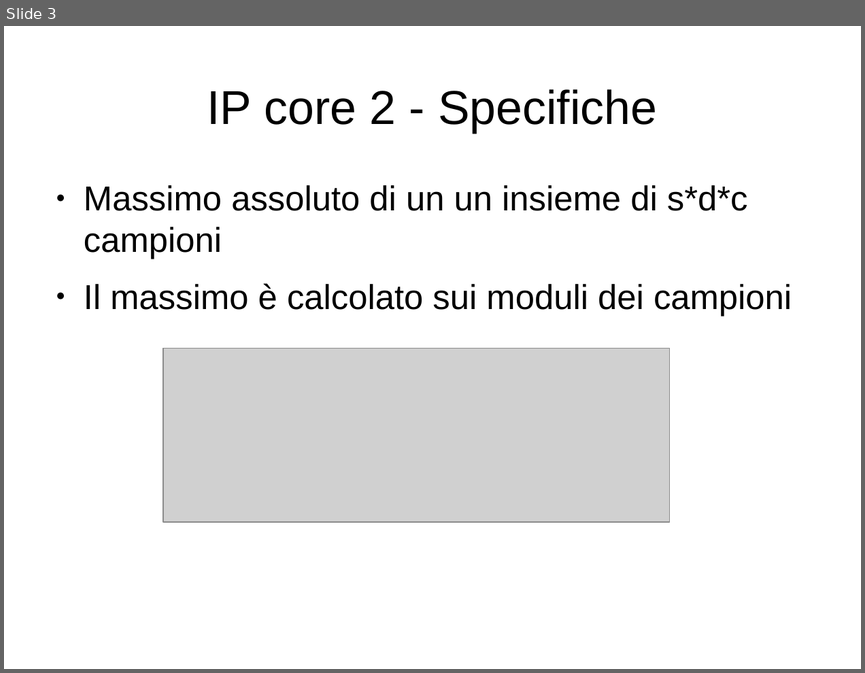
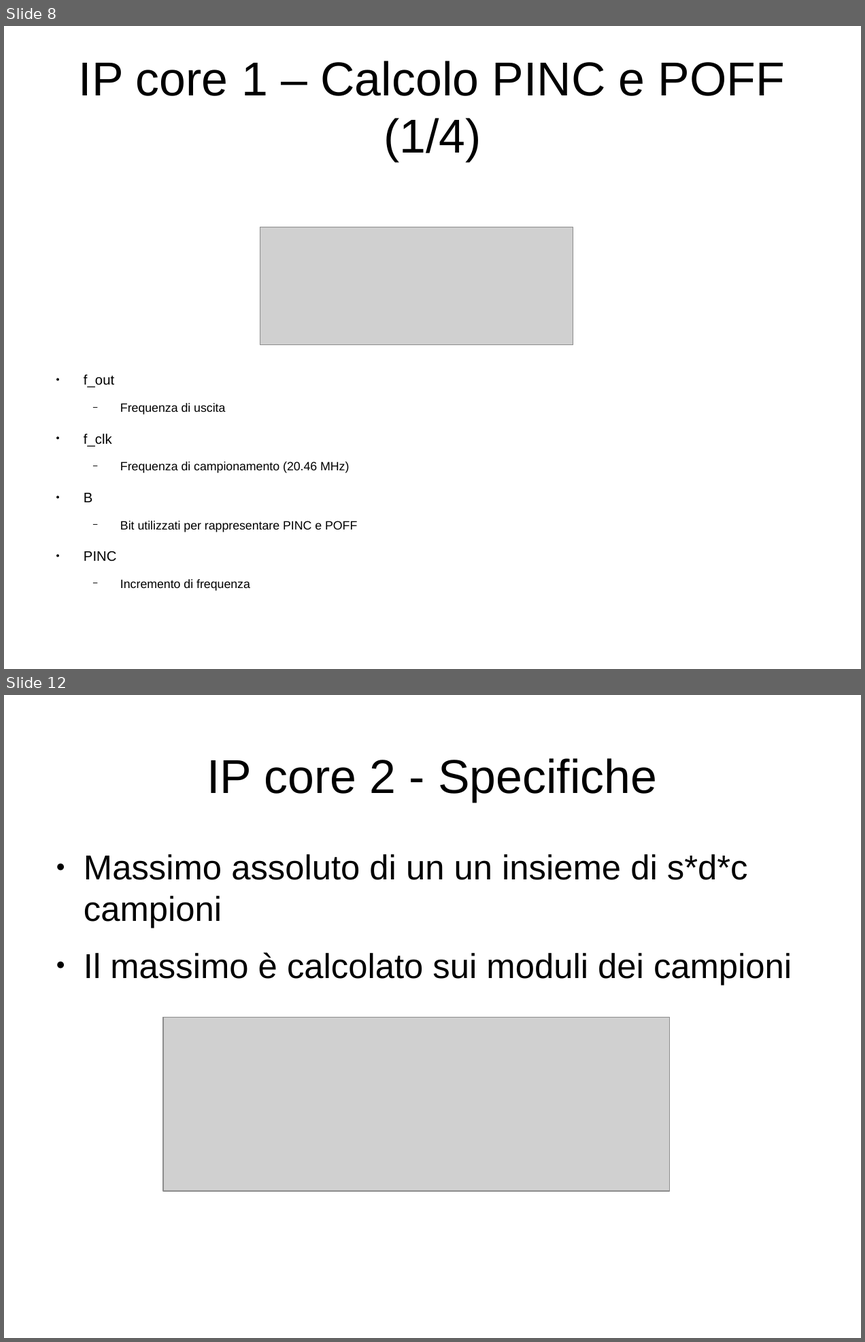
Before and after one commit to artic92/sistemi-embedded-task2, a slide deck: doc/presentazione.odp. Shown one above the other, each under a label of ours: slide 3 before the commit, slides 8 and 12 after it; the slides between them are not shown. The pictures are 865x673 and 865x1342 pixels, drawn with LibreOffice and Linux fonts; fonts in the diff are those of the drawing; grey boxes stand for pictures. Boxes give left, top, right and bottom in pixels: in the first picture for what was removed or moved away, otherwise in the second. Text is boxed around its words. In the diff, an @@ line names an element or a change of style, - is before the commit and + after.

Commit message:
Aggiunta doc esterna dell'ip_core1 con relative slide

```diff
--- a/doc/presentazione.odp
+++ b/doc/presentazione.odp
@@ slide 8 added at [4, 26, 861, 669], background #FFFFFF @@
@@ title added at [79, 61, 785, 161], 44 pt, text #000000 @@
+IP core 1 – Calcolo PINC e POFF (1/4)
@@ picture added at [260, 227, 574, 345] @@
@@ text added at [84, 374, 357, 590], 11.2 pt, text #000000 @@
+● f_out
+  − Frequenza di uscita
+● f_clk
+  − Frequenza di campionamento (20.46 MHz)
+● B
+  − Bit utilizzati per rappresentare PINC e POFF
+● PINC
+  − Incremento di frequenza
@@ what was slide 3 is now slide 12 @@
```
Also in this commit, not shown: 1 slide changed, 8 other slides added, 4 other files.
